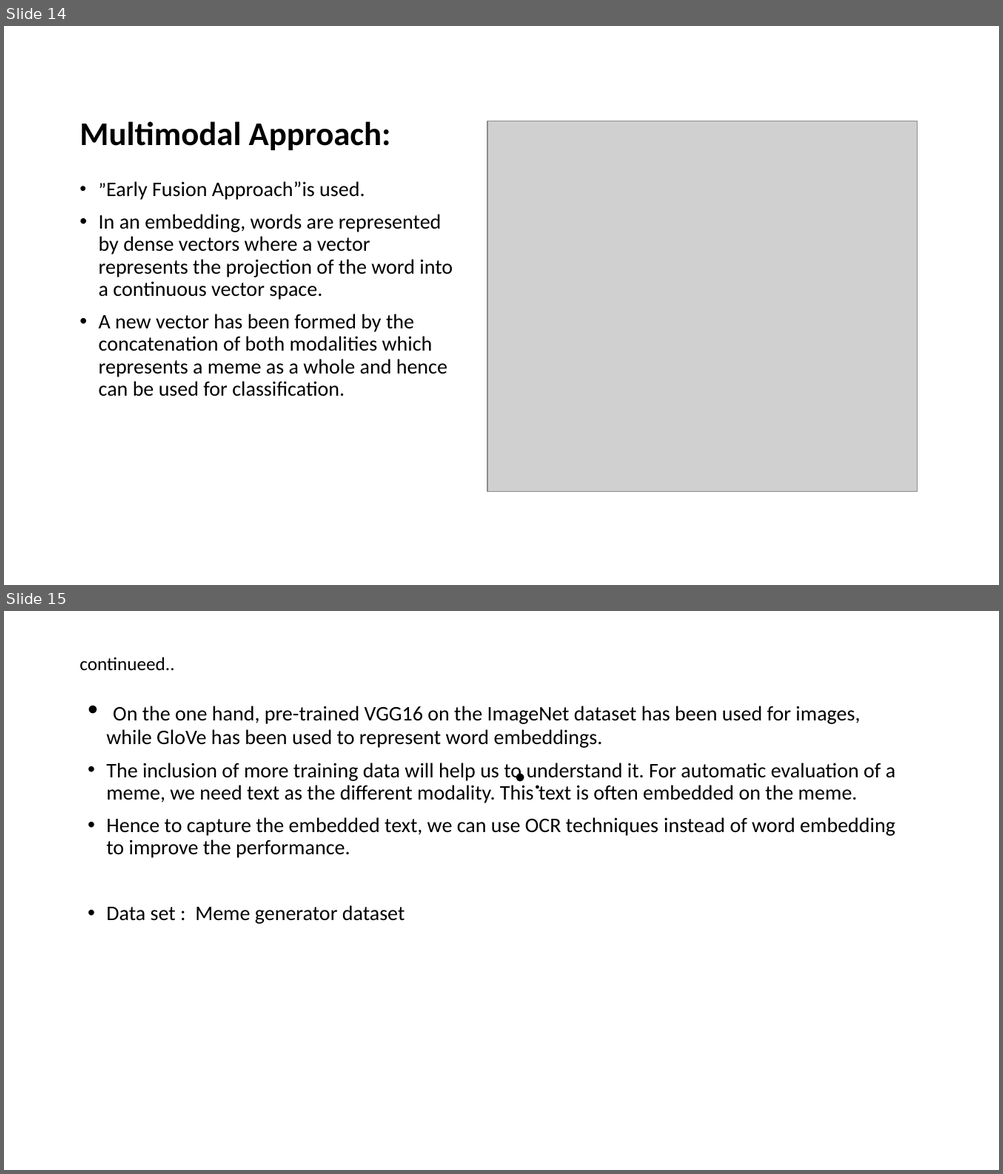
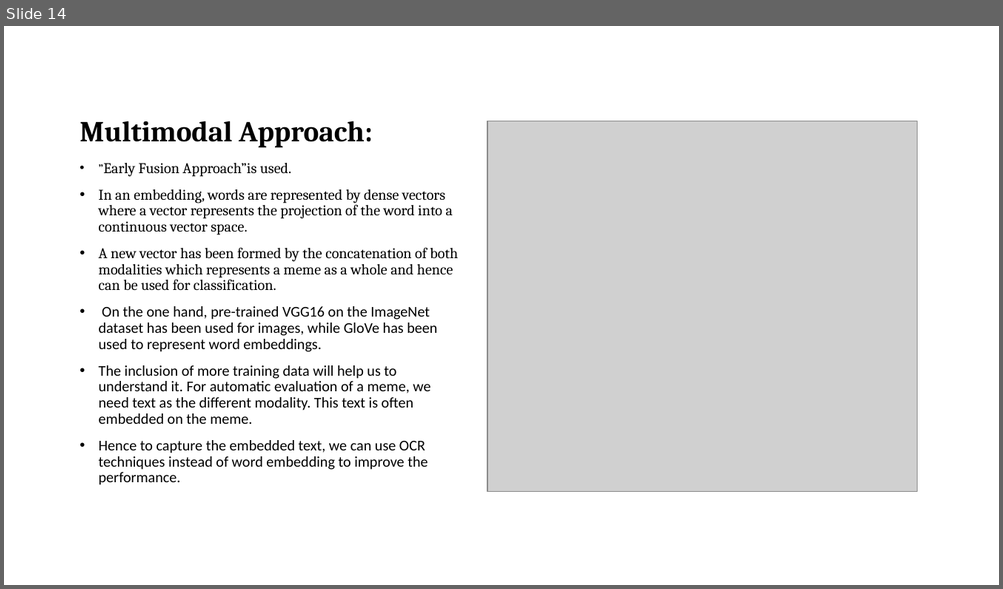
Before and after one commit to VarunBohara/Mini-Project-Documents, a slide deck: Literature Survey.pptx. Shown one above the other, each under a label of ours: slides 14 and 15 before the commit, slide 14 after it. The pictures are 1003x1174 and 1003x589 pixels, drawn with LibreOffice and Linux fonts; fonts in the diff are those of the drawing; grey boxes stand for pictures. Boxes give left, top, right and bottom in pixels: in the first picture for what was removed or moved away, otherwise in the second. Text is boxed around its words. In the diff, an @@ line names an element or a change of style, - is before the commit and + after.

```diff
--- a/Literature Survey.pptx
+++ b/Literature Survey.pptx
@@ slide 15 removed at (4, 611, 999, 1170), background #FFFFFF @@
@@ title removed at (79, 657, 174, 670) @@
-continueed..
@@ text removed at (106, 706, 895, 924) @@
-• On the one hand, pre-trained VGG16 on the ImageNet dataset has been used for images, while GloVe has been used to represent word embeddings.
-• The inclusion of more training data will help us to understand it. For automatic evaluation of a meme, we need text as the different modality. This text is often embedded on the meme.
-• Hence to capture the embedded text, we can use OCR techniques instead of word embedding to improve the performance.
-• Data set : Meme generator dataset
@@ text removed at (508, 760, 930, 1116) @@
-• .
@@ slide 14 changed as well @@
@@ title "Multimodal Approach:" at (79, 121, 373, 148): size 32 to 28 pt, font Calibri to Cambria @@
@@ text "”Early Fusion Approach”is used.": place and size @@
-text "”Early Fusion Approach”is used." at (99, 181, 452, 397)
+text "”Early Fusion Approach”is used." at (99, 163, 458, 486)
@@ text at (99, 163, 458, 291): size 18 to 12.6 pt in "”Early"; size 20 to 14.4 pt, font Calibri to Cambria in "”Early Fusion Approach”is used.", "In an embedding, words are represented by ...", "A new vector has been formed by ..." @@
@@ text at (99, 306, 437, 486): paragraphs added @@
+• On the one hand, pre-trained VGG16 on the ImageNet dataset has been used for images, while GloVe has been used to represent word embeddings.
+• The inclusion of more training data will help us to understand it. For automatic evaluation of a meme, we need text as the different modality. This text is often embedded on the meme.
+• Hence to capture the embedded text, we can use OCR techniques instead of word embedding to improve the performance.
```
Also in this commit, not shown: 16 other slides changed.
